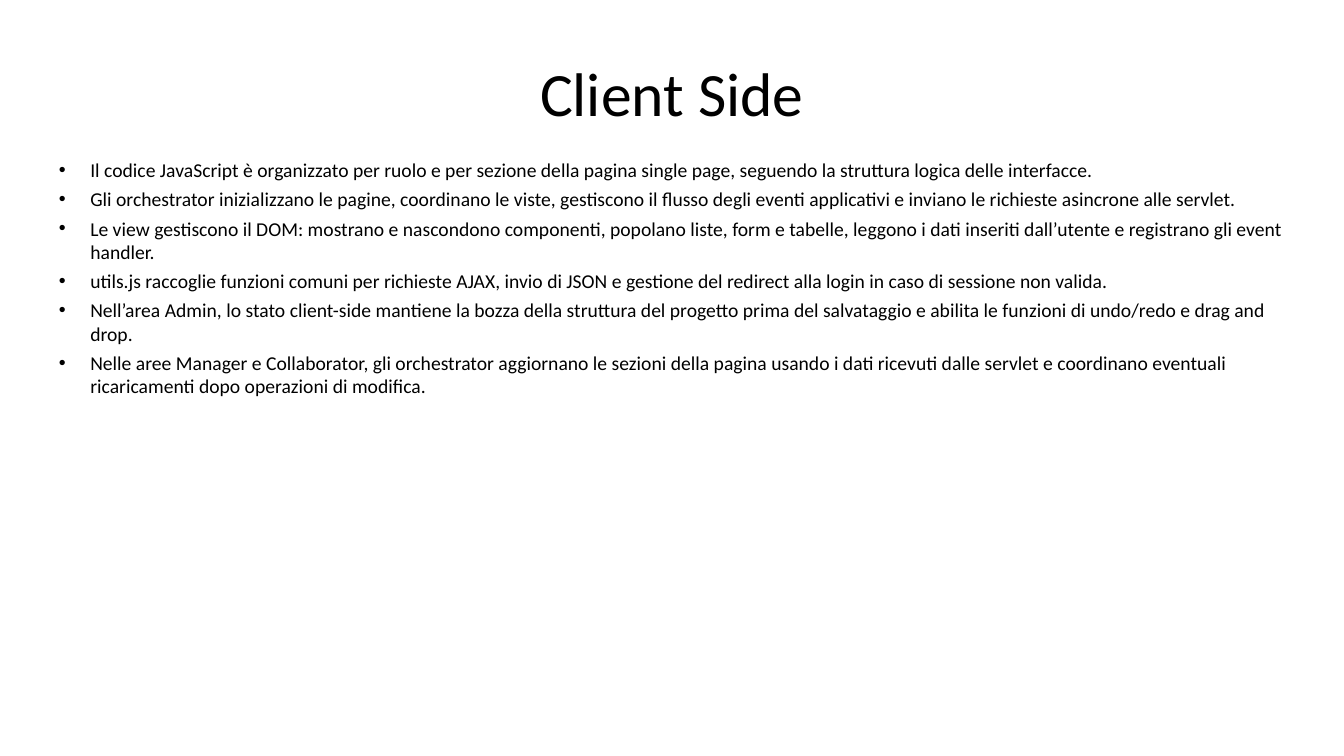
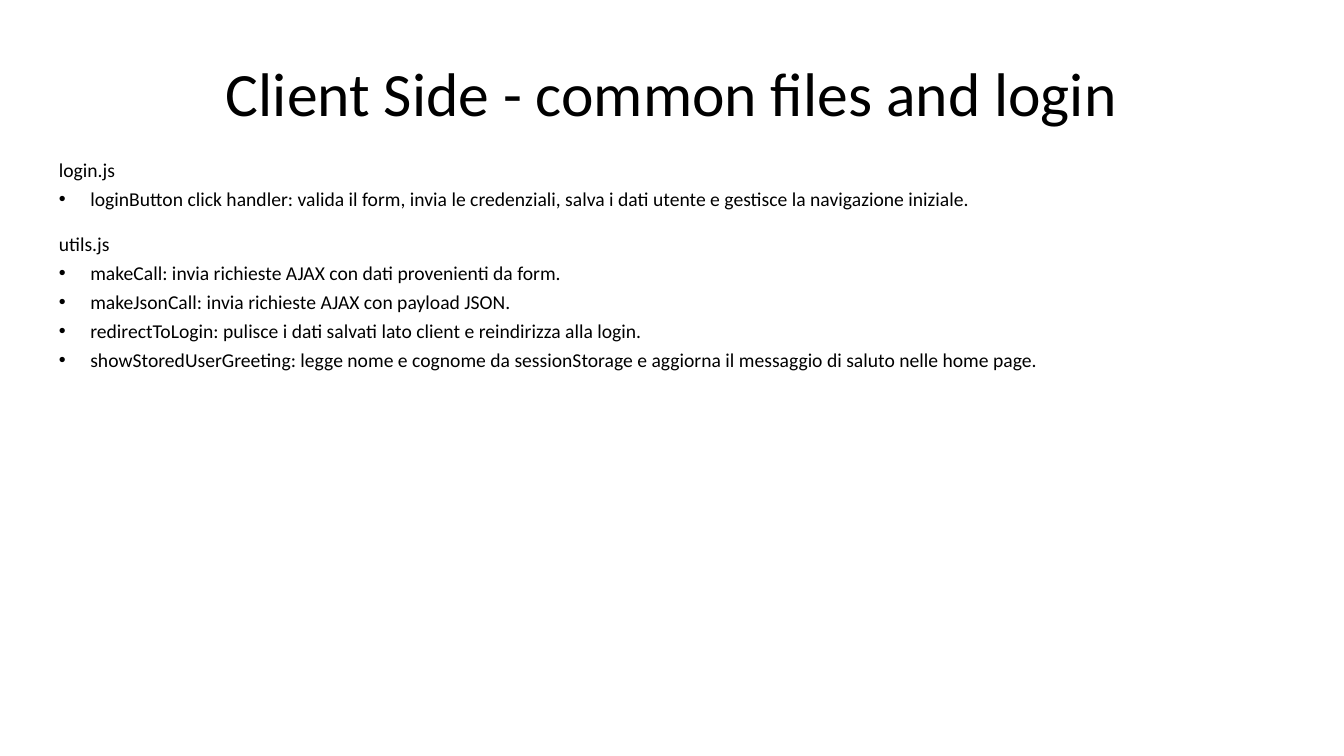
Before and after one commit to gilbertobrambilla/tiw-2026-html, a slide deck: slide 49 of docs/TIW_documentazione.pptx (slide 41 before the commit). Drawn at 1344x756 pixels with LibreOffice and Linux fonts; fonts in the diff are those of the drawing. Boxes give left, top, right and bottom in pixels: in the first picture for what was removed or moved away, otherwise in the second. Text is boxed around its words. In the diff, an @@ line names an element or a change of style, - is before the commit and + after.

```diff
--- a/docs/TIW_documentazione.pptx
+++ b/docs/TIW_documentazione.pptx
@@ text at (226, 73, 1116, 127): text changed @@
-Client Side
+Client Side - common files and login
@@ text at (59, 163, 1037, 371): text changed @@
-• Il codice JavaScript è organizzato per ruolo e per sezione della pagina single page, seguendo la struttura logica delle interfacce.
-• Gli orchestrator inizializzano le pagine, coordinano le viste, gestiscono il flusso degli eventi applicativi e inviano le richieste asincrone alle servlet.
-• Le view gestiscono il DOM: mostrano e nascondono componenti, popolano liste, form e tabelle, leggono i dati inseriti dall’utente e registrano gli event handler.
-• utils.js raccoglie funzioni comuni per richieste AJAX, invio di JSON e gestione del redirect alla login in caso di sessione non valida.
-• Nell’area Admin, lo stato client-side mantiene la bozza della struttura del progetto prima del salvataggio e abilita le funzioni di undo/redo e drag and drop.
-• Nelle aree Manager e Collaborator, gli orchestrator aggiornano le sezioni della pagina usando i dati ricevuti dalle servlet e coordinano eventuali ricaricamenti dopo operazioni di modifica.
+login.js
+• loginButton click handler: valida il form, invia le credenziali, salva i dati utente e gestisce la navigazione iniziale.
+utils.js
+• makeCall: invia richieste AJAX con dati provenienti da form.
+• makeJsonCall: invia richieste AJAX con payload JSON.
+• redirectToLogin: pulisce i dati salvati lato client e reindirizza alla login.
+• showStoredUserGreeting: legge nome e cognome da sessionStorage e aggiorna il messaggio di saluto nelle home page.
```
Also in this commit, not shown: 4 other slides changed, 9 slides added, 3 slides removed.
